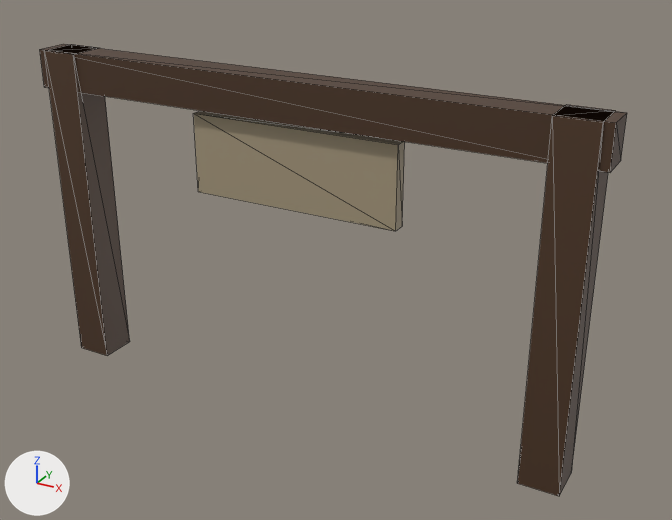
One commit to the glTF model assets/models/ranch_gate.glb: the scene before it, then after it.
One viewpoint serves both versions: a 50 mm camera at (3.8, -6.22, 4.62) aimed at (0.32, 0.11, 1.46). The lights are fixed; the arrows at lower left show +X, +Y and +Z. The picture after the commit comes second. Mesh edges are drawn as thin lines. Vertices at exactly the same position are counted once.

Objects in the first picture: 'prop'.
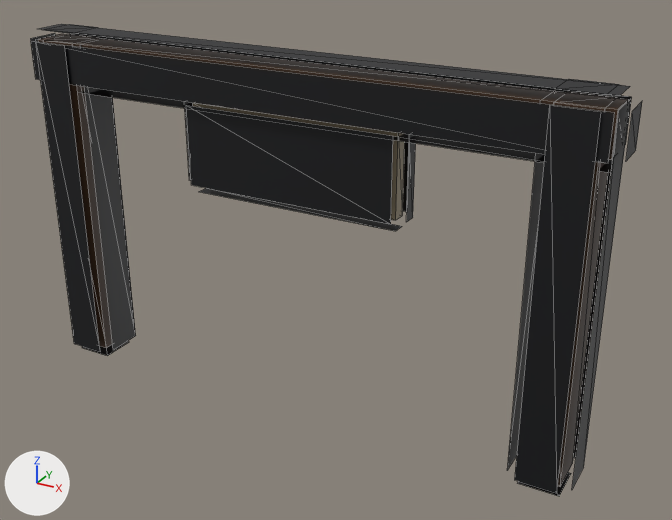
Pixel boxes [x1, y1, x2, y2] of what changed, in the pictures (672 x 520 px; the box of a moved part takes in the faces that stretch with it):
'prop', reshaped: before [40, 44, 627, 496]; after [31, 24, 642, 496]
part 1 of me_prop, added: after [43, 34, 113, 348]
part 2 of me_prop, added: after [553, 92, 617, 487]
part 3 of me_prop, added: after [38, 34, 629, 160]
part 4 of me_prop, added: after [193, 103, 405, 220]
part 5 of me_prop, moved or reshaped: before [40, 44, 627, 496]; after [31, 24, 642, 493]
part 6 of me_prop, recoloured: after [80, 89, 613, 496]

Diff of the bpy script that builds the scene:
```diff
--- a/assets/models/ranch_gate.glb.py
+++ b/assets/models/ranch_gate.glb.py
@@ me_prop @@
 # used by ob_prop; location = (0.0, 0.0, 0.0)
-me_prop.from_pydata(...)  # 32 vertices, 48 faces; spans x -2.55..2.55, y -0.17..0.17, z 0.0..3.0
+me_prop.from_pydata(...)  # 128 vertices, 96 faces; spans x -2.64..2.64, y -0.26..0.26, z 0.0..3.18
+# me_prop part 1: a new loose piece, a box spanning x -2.47..-2.13, y -0.17..0.17, z 0.09..3.09, in mat_defaultmaterial
+# me_prop part 2: a new loose piece, a box spanning x 2.13..2.47, y -0.17..0.17, z 0.09..3.09, in mat_defaultmaterial
+# me_prop part 3: a new loose piece, a box spanning x -2.55..2.55, y -0.15..0.15, z 2.75..3.09, in mat_defaultmaterial
+# me_prop part 4: a new loose piece, a box spanning x -0.95..0.95, y -0.06..0.06, z 1.99..2.69, in mat_defaultmaterial
+# me_prop part 5
+# 16 vertices are removed from x -2.55..2.55, y -0.17..0.17, z 2.6..3.0
+# 48 faces are deleted
+# 48 vertices are added at x -2.64..2.64, y -0.26..0.26, z 0.09..3.18
+# 16 new vertices lie (0.0, 0.0, 3.0) away from vertices in x -2.56..2.56, y -0.26..0.26, z 0.09
+# 8 new vertices lie (0.0, 0.0, 0.7) away from vertices in x -1.04..1.04, y -0.15..0.15, z 1.99
+# 8 new vertices lie (0.0, 0.0, 0.34) away from vertices in x -2.64..2.64, y -0.24..0.24, z 2.75
+# 48 new faces join them
+# me_prop part 6: 8 kept faces spanning x -2.55..2.55, y -0.17..0.17, z 0.0..2.66 get new vertex colours; the middle colour goes from brown #4b3422 to black #0d0e12
 me_prop.materials.append(mat_defaultmaterial)
```
